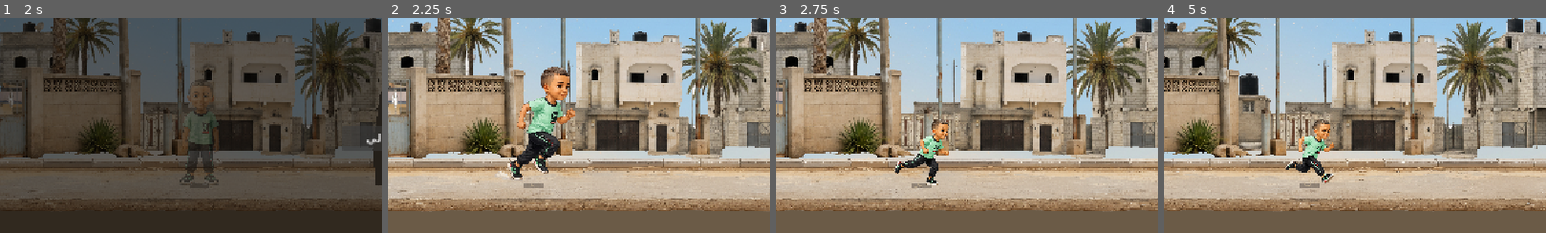
Above: before the commit, frames 1-4 (left to right).
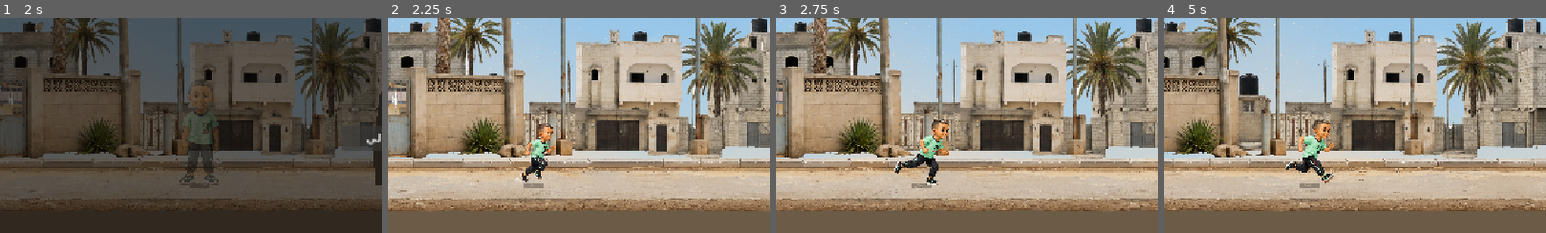
Above: after the commit, the same moments.

Repository: HamzaJwan/Ali-s-Runner
Game: Godot game, scene res://scenes/Main.tscn
Two runs of this game, one before a commit and one after it. Both use one fixed random seed, a clock stepped at 60 frames per second and the inputs below.
Inputs (mouse positions are % of the whole screen's width and height, from its top left):
- Up to frame 1 (2 s): click "ابدأ اللعب" at 0.5 s; click "التالي" at 1.25 s
- Up to frame 2 (2.25 s): click "تخطي" at 2 s
- Up to frame 3 (2.75 s): no input
- Up to frame 4 (5 s): tap Enter (ui_accept) at 2.75, 3.02, 3.77 s; move the mouse to (72, 45) at 2.77 s; click (72, 45) at 2.92 s; move the mouse to (30, 55) at 3.52 s; click (30, 55) at 3.67 s; move the mouse to (60, 28) at 4.27 s; click (60, 28) at 4.42 s
The pictures show only the part of the screen within x 0-50%, y 40-90%; the shares and areas given below are measured in that part.

Frame 1 is identical in both runs. In frame 2, 4.2% of the frame differs, in the area x 28-49%, y 22-77%; in frame 3, 0.3%; in frame 4, 0.3%.

Commit message:
autopilot: v1.34 level 1 gold candidate

Diff:
--- a/scripts/player_visual.gd
+++ b/scripts/player_visual.gd
@@ -34,26 +34,6 @@
 const RUN_FRAME_1_COMPATIBILITY_PATH := \
 	"res://assets/characters/ali/ali_run1.png"
 
-# Code-side visual calibration (v1.26A). The pose/run-frame PNGs were not all
-# cropped/exported at a consistent visible-rect height, so naively scaling
-# every texture to hit VISUAL_HEIGHT from its own crop makes some poses look
-# too large relative to ali_idle.png. These overrides correct only the
-# confirmed-bad cases instead of re-deriving every pose's "ideal" size from
-# scratch. Measured visible-rect heights (non-transparent bounding box):
-# idle=474 (auto scale 0.211, treated as the reference), land=241 (auto scale
-# 0.415 — nearly 2x idle, the "giant landing pose" bug), run frames
-# 1/3/4=~513-517 (auto scale ~0.193-0.195) but run frame 2=981 (auto scale
-# 0.102, roughly half the others — the run-cycle "pulse" bug).
-const POSE_SCALE_OVERRIDES := {
-	LAND: 0.224,
-}
-const RUN_FRAME_SCALE_OVERRIDES := {
-	0: 0.194,
-	1: 0.194,
-	2: 0.194,
-	3: 0.194,
-}
-
 var current_pose := &""
 var run_frame_textures: Array[Texture2D] = []
 var run_anim_time := 0.0
@@ -77,7 +57,7 @@
 		return _native_pose_available.get(pose, false)
 	current_pose = pose
 	if pose == RUN and not run_frame_textures.is_empty():
-		_apply_texture(run_frame_textures[0], RUN_FRAME_SCALE_OVERRIDES.get(0, -1.0))
+		_apply_texture(run_frame_textures[0])
 		return true
 
 	texture = _pose_textures.get(pose)
@@ -85,7 +65,7 @@
 		visible = false
 		return false
 
-	_apply_texture(texture, POSE_SCALE_OVERRIDES.get(pose, -1.0))
+	_apply_texture(texture)
 	return _native_pose_available.get(pose, false)
 
 
@@ -99,10 +79,7 @@
 	while run_anim_time >= frame_duration:
 		run_anim_time -= frame_duration
 		run_frame_index = (run_frame_index + 1) % run_frame_textures.size()
-		_apply_texture(
-			run_frame_textures[run_frame_index],
-			RUN_FRAME_SCALE_OVERRIDES.get(run_frame_index, -1.0)
-		)
+		_apply_texture(run_frame_textures[run_frame_index])
 	return true
 
 
@@ -168,7 +145,7 @@
 	run_frame_index = 0
 
 
-func _apply_texture(next_texture: Texture2D, scale_override: float = -1.0) -> void:
+func _apply_texture(next_texture: Texture2D) -> void:
 	texture = next_texture
 	if texture == null:
 		visible = false
@@ -177,22 +154,19 @@
 	visible = true
 	centered = true
 	if not _texture_layouts.has(texture):
-		_texture_layouts[texture] = _calculate_texture_layout(next_texture, scale_override)
+		_texture_layouts[texture] = _calculate_texture_layout(next_texture)
 	var layout: Dictionary = _texture_layouts[texture]
 	scale = layout["scale"]
 	position = layout["position"]
 
 
-func _calculate_texture_layout(
-		next_texture: Texture2D, scale_override: float = -1.0
-) -> Dictionary:
+func _calculate_texture_layout(next_texture: Texture2D) -> Dictionary:
 	var visible_rect := ASSET_UTILS.get_texture_visible_rect(next_texture)
 	if visible_rect.size.y <= 0.0:
 		return {"scale": Vector2.ONE, "position": Vector2.ZERO}
-	var uniform_scale := (
-		scale_override if scale_override > 0.0
-		else VISUAL_HEIGHT / visible_rect.size.y
-	)
+	# Source images have different pixel dimensions; normalize their visible
+	# character bounds instead of forcing the same numeric scale on every frame.
+	var uniform_scale := VISUAL_HEIGHT / visible_rect.size.y
 	var next_scale := Vector2(uniform_scale, uniform_scale)
 	var texture_origin := next_texture.get_size() / 2.0
 	var visible_center_x := visible_rect.position.x + visible_rect.size.x / 2.0
Not shown, changed: docs/AI_GAME_ROADMAP.md
Not shown, changed: docs/AUTOPILOT_PROGRESS.md
Not shown, changed: docs/LEVEL_1_GOLD_CHECKLIST.md
